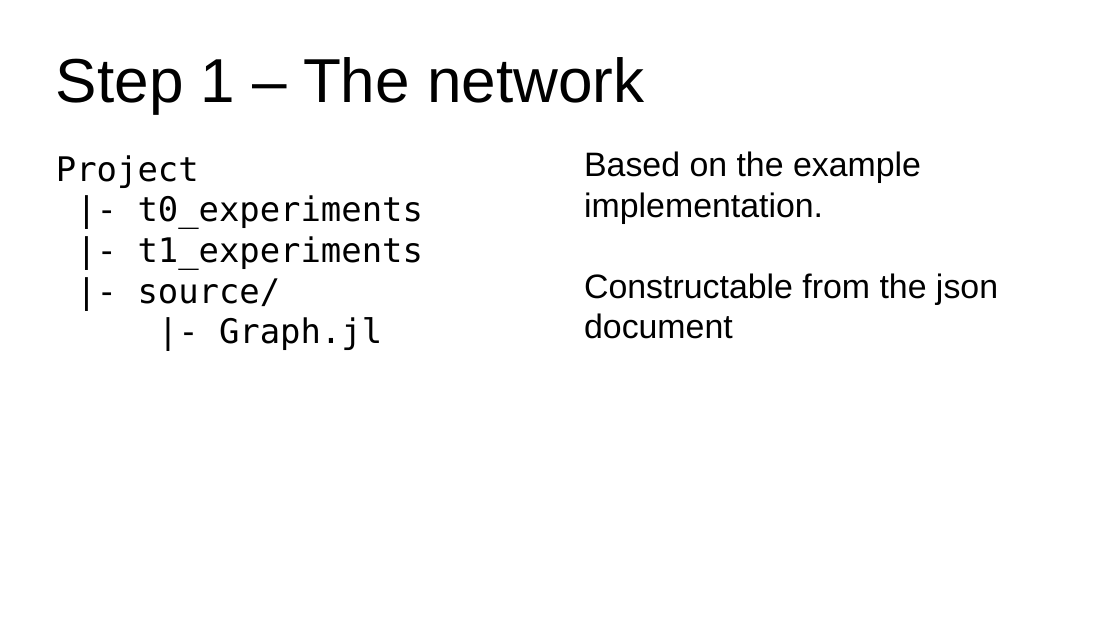
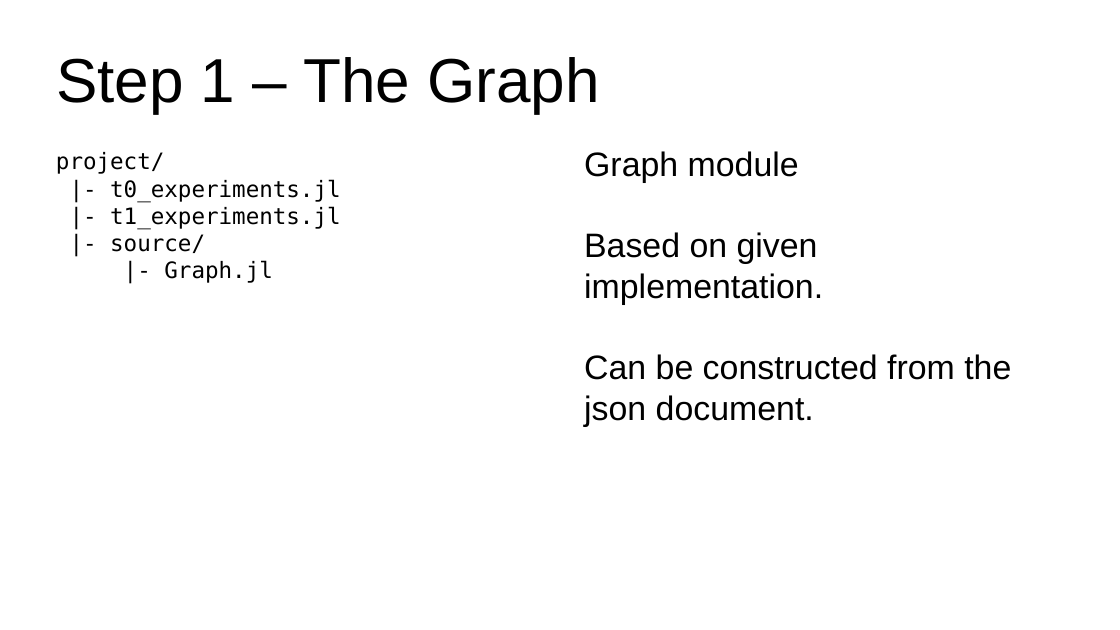
Before and after one commit to BytebenderCoco/kapt_orange_challenge, a slide deck: slide 2 of presentation/sketch.odp. Drawn at 1120x630 pixels with LibreOffice and Linux fonts; fonts in the diff are those of the drawing. Boxes give left, top, right and bottom in pixels: in the first picture for what was removed or moved away, otherwise in the second. Text is boxed around its words. In the diff, an @@ line names an element or a change of style, - is before the commit and + after.

```diff
--- a/presentation/sketch.odp
+++ b/presentation/sketch.odp
@@ title at [56,57,600,113]: text changed @@
-Step 1 – The network
+Step 1 – The Graph
@@ text at [56,152,340,229]: text changed; size 24 to 16 pt @@
-Project
-|- t0_experiments
-|- t1_experiments
+project/
+|- t0_experiments.jl
+|- t1_experiments.jl
@@ text at [584,151,1011,427]: text changed @@
-Based on the example implementation.
-Constructable from the json document
+Graph module
+Based on given implementation.
+Can be constructed from the json document.
@@ text at [110,234,272,283]: size 24 to 16 pt in "|- source/", "|- Graph.jl" @@
```
Also in this commit, not shown: 8 other slides changed, 4 slides removed, 1 other file.
